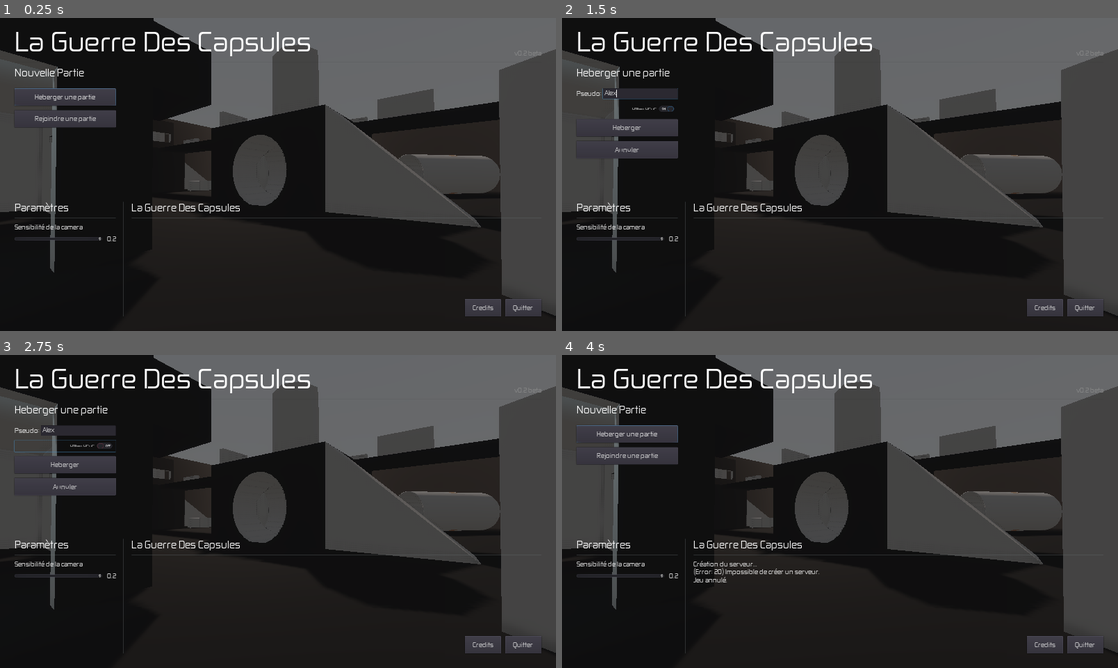
Above: before the commit, frames 1-4 (two rows, left to right).
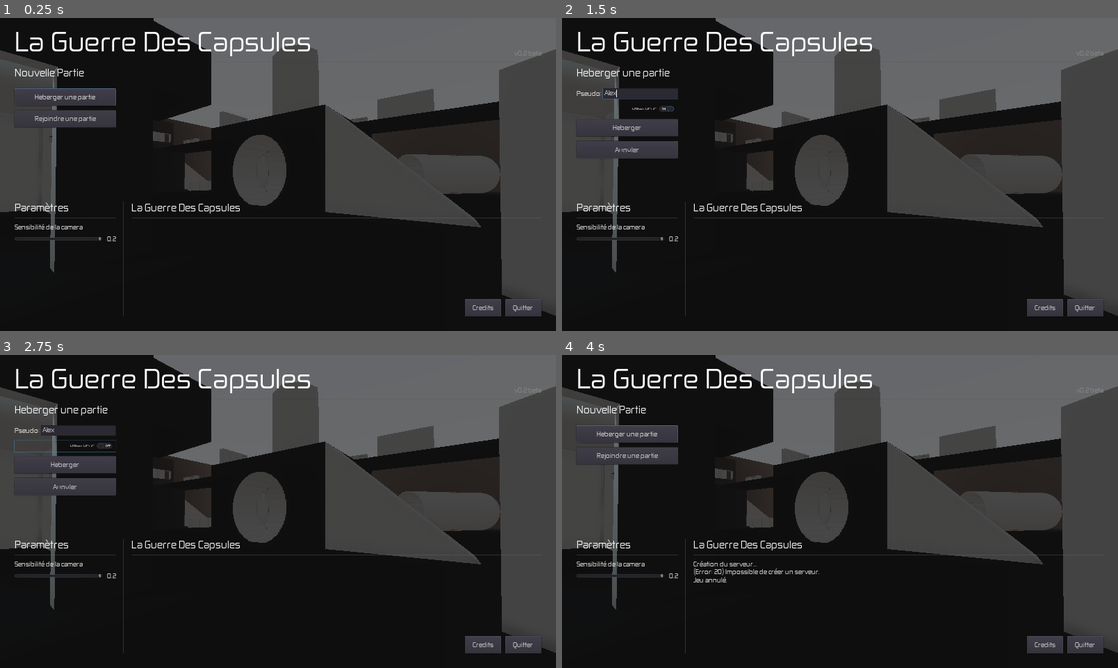
Above: after the commit, the same moments.

Repository: nexos20levrai/La-Guerre-Des-Capsules
Game: Godot game, scene res://Maps/Map01.tscn
Same seed, same stepped clock (60 frames per second), same inputs: the game is played once before the commit and once after it. A sky picture missing from this copy of the repository is replaced by a grey-blue gradient.
Inputs (mouse positions are in pixels of both pictures, inside the frame that each line leads up to):
- Up to frame 1 (0.25 s): no input
- Up to frame 2 (1.5 s): click "Heberger une partie" at 0.5 s; click (639, 93) at 1.27 s; type "Alex" at 1.35 s
- Up to frame 3 (2.75 s): click "Utiliser UPnP" at 2 s
- Up to frame 4 (4 s): click "Heberger" at 2.75 s; click "Annuler" at 3.5 s

The runs differ from the first frame. In frame 1, 0.3% of the frame differs, in the area x 27-88%, y 38-66%; in frame 2, 0.3%; in frame 3, 0.3%; in frame 4, 0.3%.

Commit message:
Update Map01.tscn

Diff:
--- a/Maps/Map01.tscn
+++ b/Maps/Map01.tscn
@@ -682,9 +682,10 @@
 [node name="Lights" type="Node" parent="."]
 
 [node name="DirectionalLight" type="DirectionalLight" parent="Lights"]
-transform = Transform( -0.724388, 0.470296, -0.504066, 0, 0.731175, 0.68219, 0.689392, 0.494171, -0.529655, 0, 26.2461, -30.6581 )
+transform = Transform( -0.724388, 0.470296, -0.504066, 0, 0.731175, 0.68219, 0.689392, 0.49417, -0.529655, 0, 26.2461, -30.6581 )
 light_color = Color( 0.94902, 0.854902, 0.780392, 1 )
-light_energy = 2.93
+light_energy = 0.0
+light_indirect_energy = 0.0
 shadow_enabled = true
 
 [node name="RoofLight6" parent="Lights" instance=ExtResource( 5 )]
